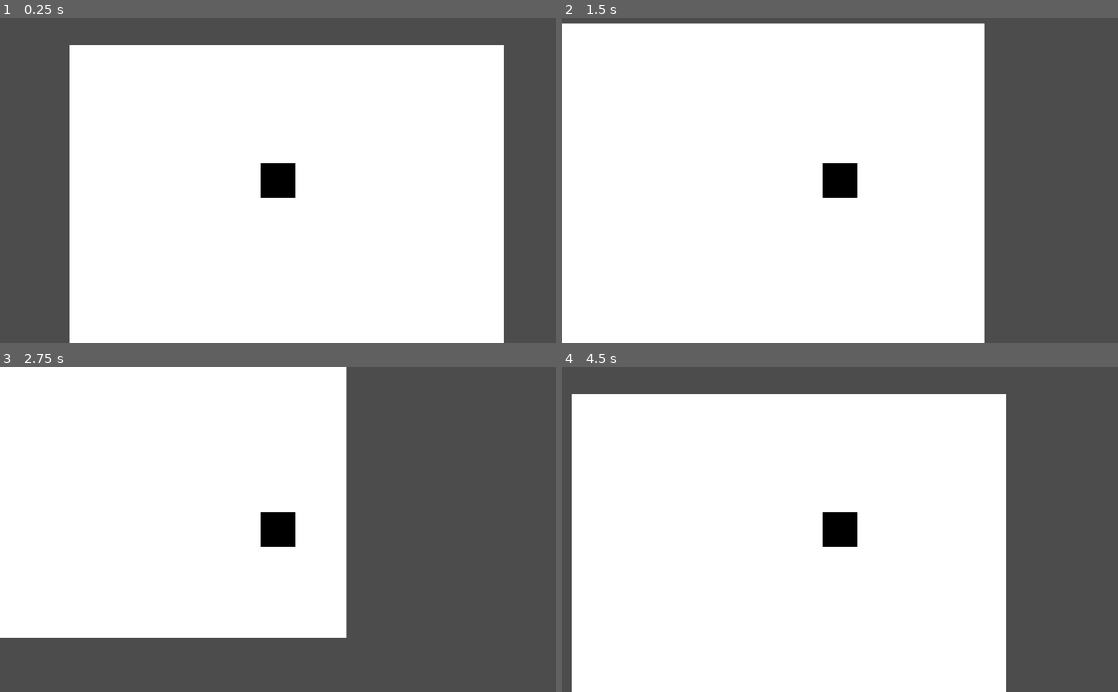
Above: before the commit, frames 1-4 (two rows, left to right).
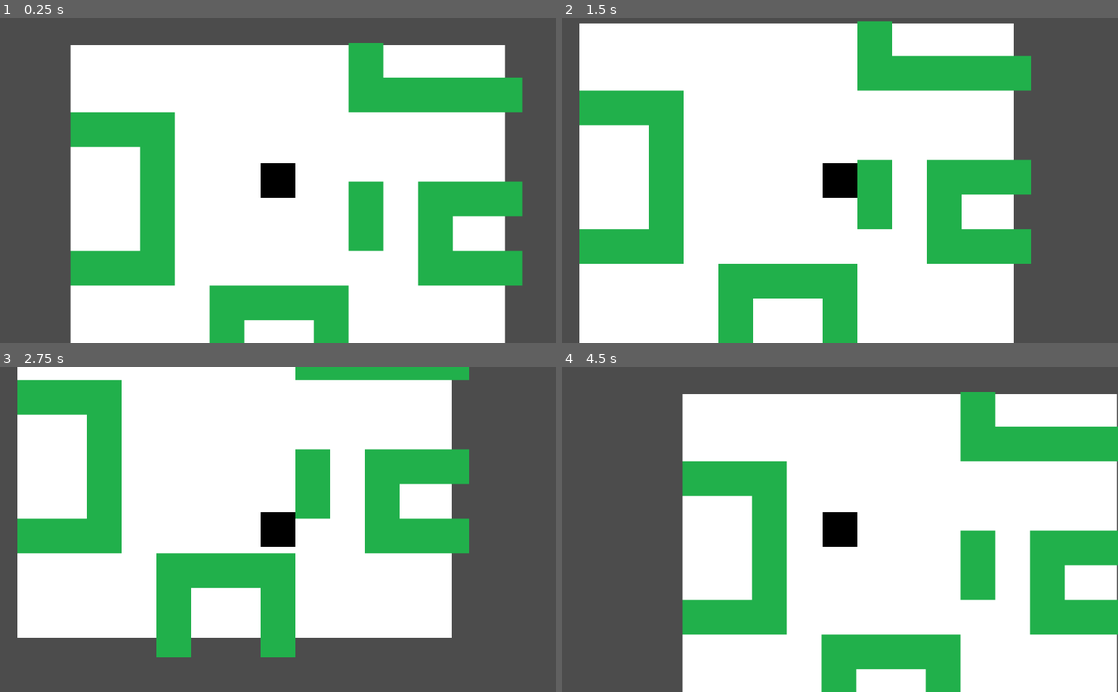
Above: after the commit, the same moments.

Repository: LucasMattera/Proyecto-Boss-VJ
Game: Godot game, scene res://Main.tscn
The game is run twice, just before and just after one commit, with the same random seed, the same clock (stepped at 60 frames per second) and the same inputs.
Inputs:
- Up to frame 1 (0.25 s): no input
- Up to frame 2 (1.5 s): tap Enter at 0.5 s; hold D (move_right) 0.53-1.28 s; hold S (move_down) from 1.28 s (still down)
- Up to frame 3 (2.75 s): release S (move_down) at 2.03 s; hold D (move_right) from 2.03 s (still down)
- Up to frame 4 (4.5 s): release D (move_right) at 2.78 s; hold W (move_up) 2.78-3.53 s; hold A (move_left) from 3.53 s (still down)

The runs differ from the first frame. In frame 1, 20% of the frame differs, in the area x 12-94%, y 7-100%; in frame 2, 27%; in frame 3, 32%; in frame 4, 49%, in the area x 1-100%, y 7-100%.

Commit message:
add mapa solido

Diff:
--- /dev/null
+++ b/BOSS/Entities/Map.tscn
@@ -0,0 +1,13 @@
+[gd_scene load_steps=2 format=2]
+
+[ext_resource path="res://assets/textures/background.png" type="Texture" id=1]
+
+[node name="Map" type="TextureRect"]
+margin_left = -2.0
+margin_top = 4.0
+margin_right = 798.0
+margin_bottom = 604.0
+texture = ExtResource( 1 )
+__meta__ = {
+"_edit_use_anchors_": false
+}
--- a/BOSS/Main.tscn
+++ b/BOSS/Main.tscn
@@ -1,19 +1,55 @@
-[gd_scene load_steps=3 format=2]
+[gd_scene load_steps=7 format=2]
 
-[ext_resource path="res://assets/textures/background.png" type="Texture" id=1]
+[ext_resource path="res://Entities/Map.tscn" type="PackedScene" id=1]
 [ext_resource path="res://Entities/Player.tscn" type="PackedScene" id=2]
+[ext_resource path="res://assets/textures/floor.png" type="Texture" id=3]
+
+[sub_resource type="ConvexPolygonShape2D" id=3]
+points = PoolVector2Array( 64, 64, 0, 64, 0, 0, 64, 0 )
+
+[sub_resource type="TileSet" id=1]
+0/name = "floor.png 0"
+0/texture = ExtResource( 3 )
+0/tex_offset = Vector2( 0, 0 )
+0/modulate = Color( 1, 1, 1, 1 )
+0/region = Rect2( 0, 0, 64, 64 )
+0/tile_mode = 0
+0/occluder_offset = Vector2( 0, 0 )
+0/navigation_offset = Vector2( 0, 0 )
+0/shape_offset = Vector2( 0, 0 )
+0/shape_transform = Transform2D( 1, 0, 0, 1, 0, 0 )
+0/shape = SubResource( 3 )
+0/shape_one_way = false
+0/shape_one_way_margin = 1.0
+0/shapes = [ {
+"autotile_coord": Vector2( 0, 0 ),
+"one_way": false,
+"one_way_margin": 1.0,
+"shape": SubResource( 3 ),
+"shape_transform": Transform2D( 1, 0, 0, 1, 0, 0 )
+} ]
+0/z_index = 0
+
+[sub_resource type="RectangleShape2D" id=2]
 
 [node name="Main" type="Node"]
 
-[node name="Map" type="TextureRect" parent="."]
-margin_left = -2.0
-margin_top = 4.0
-margin_right = 798.0
-margin_bottom = 604.0
-texture = ExtResource( 1 )
+[node name="Background" parent="." instance=ExtResource( 1 )]
+margin_left = 0.0
+margin_right = 800.0
+
+[node name="Map2" type="TileMap" parent="."]
+tile_set = SubResource( 1 )
+format = 1
+tile_data = PoolIntArray( 8, 0, 0, 65544, 0, 0, 65545, 0, 0, 65546, 0, 0, 65547, 0, 0, 65548, 0, 0, 131072, 0, 0, 131073, 0, 0, 131074, 0, 0, 196610, 0, 0, 262146, 0, 0, 262152, 0, 0, 262154, 0, 0, 262155, 0, 0, 262156, 0, 0, 327682, 0, 0, 327688, 0, 0, 327690, 0, 0, 393216, 0, 0, 393217, 0, 0, 393218, 0, 0, 393226, 0, 0, 393227, 0, 0, 393228, 0, 0, 458756, 0, 0, 458757, 0, 0, 458758, 0, 0, 458759, 0, 0, 524292, 0, 0, 524295, 0, 0, 589828, 0, 0, 589831, 0, 0 )
 __meta__ = {
-"_edit_use_anchors_": false
+"_edit_lock_": true
 }
 
 [node name="Player" parent="." instance=ExtResource( 2 )]
 position = Vector2( 382, 254 )
+
+[node name="StaticBody2D" type="StaticBody2D" parent="."]
+
+[node name="CollisionShape2D" type="CollisionShape2D" parent="StaticBody2D"]
+shape = SubResource( 2 )
